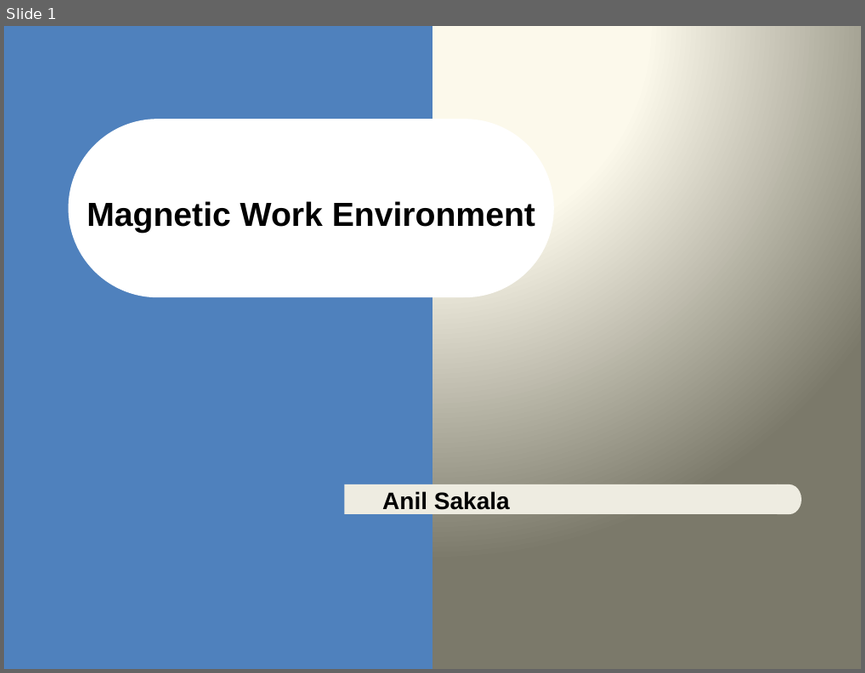
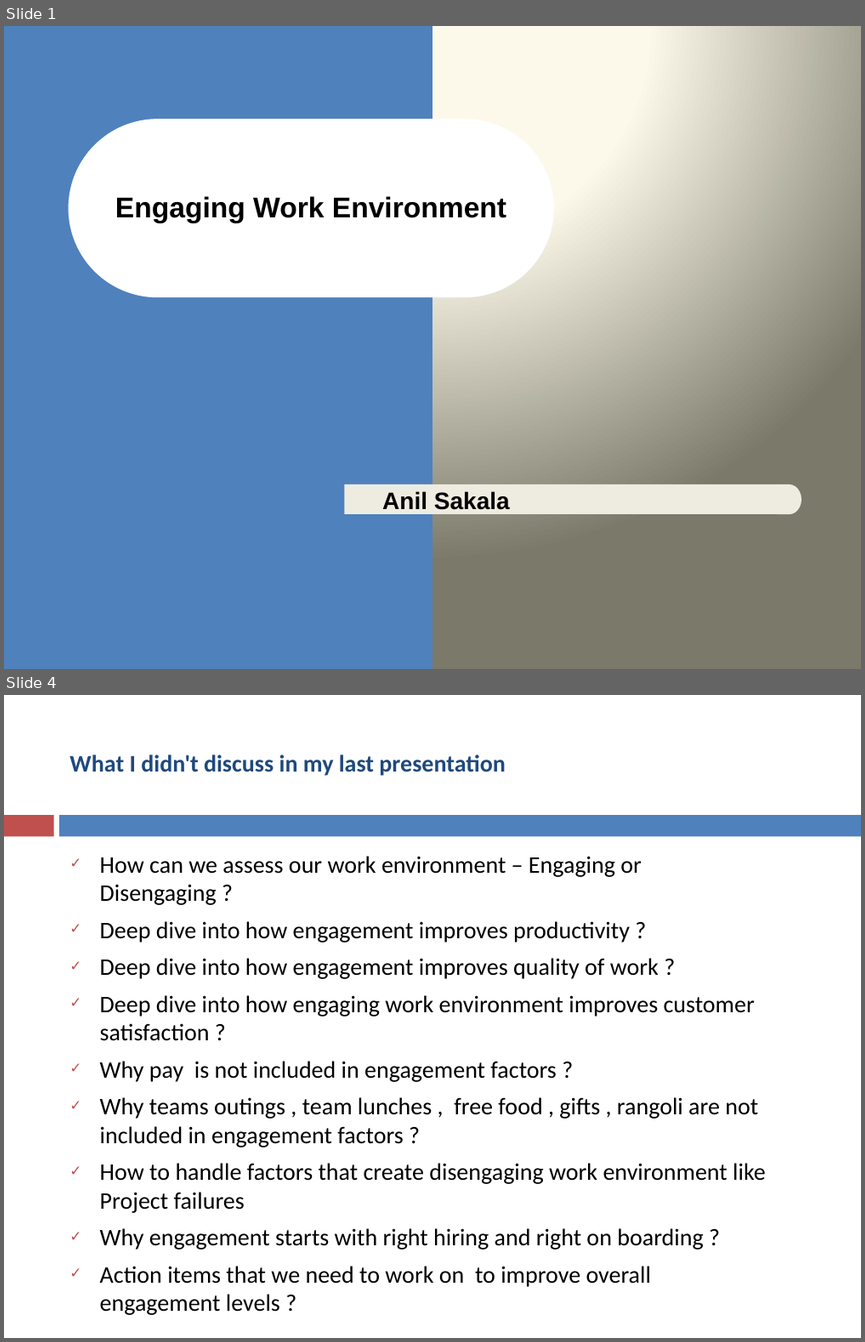
Before and after one commit to asakala/notes, a slide deck: Prokarma/Magnetic Work Environment.pptx. Shown one above the other, each under a label of ours: slide 1 before the commit, slides 1 and 4 after it; the slides between them are not shown. The pictures are 865x673 and 865x1342 pixels, drawn with LibreOffice and Linux fonts; fonts in the diff are those of the drawing. Boxes give left, top, right and bottom in pixels: in the first picture for what was removed or moved away, otherwise in the second. Text is boxed around its words. In the diff, an @@ line names an element or a change of style, - is before the commit and + after.

```diff
--- a/Prokarma/Magnetic Work Environment.pptx
+++ b/Prokarma/Magnetic Work Environment.pptx
@@ slide 4 added at <box>4,695,861,1338</box>, background #FFFFFF @@
@@ title added at <box>69,755,505,776</box>, 20 pt, text #1F497D, bold @@
+What I didn't discuss in my last presentation
@@ rectangle added at <box>4,815,53,836</box>, fill #C0504D @@
@@ rectangle added at <box>60,815,861,836</box>, fill #4F81BD @@
@@ text added at <box>100,856,766,1315</box>, 20 pt, text #000000 @@
+✓ How can we assess our work environment – Engaging or Disengaging ?
+✓ Deep dive into how engagement improves productivity ?
+✓ Deep dive into how engagement improves quality of work ?
+✓ Deep dive into how engaging work environment improves customer satisfaction ?
+✓ Why pay is not included in engagement factors ?
+✓ Why teams outings , team lunches , free food , gifts , rangoli are not included in engagement factors ?
+✓ How to handle factors that create disengaging work environment like Project failures
+✓ Why engagement starts with right hiring and right on boarding ?
+✓ Action items that we need to work on to improve overall engagement levels ?
@@ slide 1 changed as well @@
@@ title at <box>115,196,506,223</box>: text changed; size 28 to 24 pt @@
-Magnetic Work Environment
+Engaging Work Environment
```
Also in this commit, not shown: 6 other slides changed, 12 other slides added, 3 other files.
